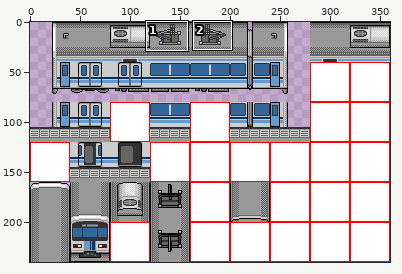
Two states of a sprite sheet, static/materials/wwa/VeTrain16-2.gif. The first picture is a wide view before the edit; the outline marks the close-up.
Close-up. Before the commit:
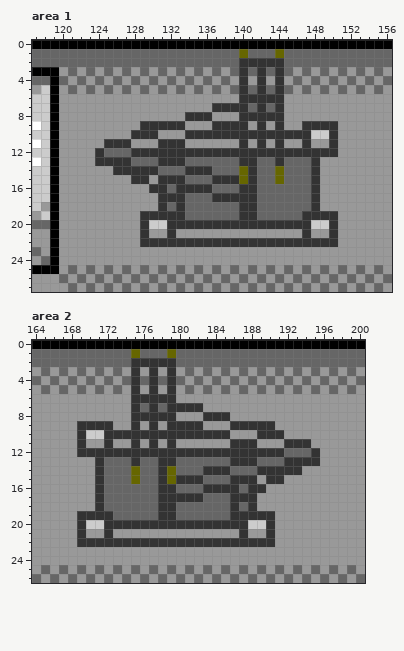
The file is 360x240 pixels. Shown: area 1: x 117..156, y 0..27; area 2: x 164..200, y 0..26.
Once edited:
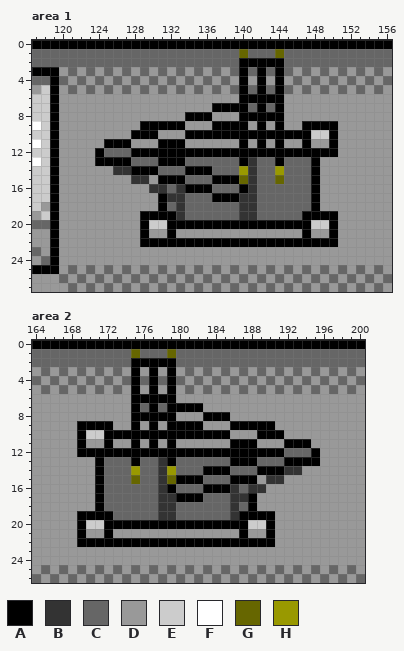
Palette (. is transparent): A #000000  B #333333  C #666666  D #999999  E #cccccc  F #ffffff  G #666600  H #999900
Changes in this commit:
--- area 1
@@ x 117..156 @@
  1 CCCCCCCCCCCCCCCCCCCCCCCGCCCGCCCCCCCCCCCC
- 2 CCCCCCCCCCCCCCCCCCCCCCCBBBBBCCCCCCCCCCCC
- 3 AAADCDCDCDCDCDCDCDCDCDCBCBCBCDCDCDCDCDCD
- 4 CCACDCDCDCDCDCDCDCDCDCDBDBDBDCDCDCDCDCDC
- 5 DEADCDCDCDCDCDCDCDCDCDCBCBCBCDCDCDCDCDCD
- 6 EEADDDDDDDDDDDDDDDDDDDDBBBBBDDDDDDDDDDDD
- 7 EEADDDDDDDDDDDDDDDDDBBBBCBCBDDDDDDDDDDDD
- 8 EEADDDDDDDDDDDDDDBBBDDDBBBBBDDDDDDDDDDDD
- 9 FEADDDDDDDDDBBBBBDDDBBBBDBDBDDBBBBDDDDDD
-10 EEADDDDDDDDBBBDDDBBBBBBBBBBBBBBEEBDDDDDD
-11 FEADDDDDBBBDDDBBBDDDDDDBDBDBDDBDDBDDDDDD
-12 EEADDDDBCCCBBBBBBBBBBBBBBBBBBBBBBBDDDDDD
-13 FEADDDDBBBBCCCBBBCCCCCCBBCCBCCCBDDDDDDDD
-14 EEADDDDDDBBBBBCCCBBBCCCGBCCGCCCBDDDDDDDD
-15 EEADDDDDDDDBBDBBBCCCBBBGBCCGCCCBDDDDDDDD
-16 EEADDDDDDDDDDBBCBBBBCCCBBCCCCCCBDDDDDDDD
-17 EEADDDDDDDDDDDBBBCCCBBBBBCCCCCCBDDDDDDDD
-18 EDADDDDDDDDDDDBCBCCCCCCBBCCCCCCBDDDDDDDD
-19 DEADDDDDDDDDBBBBBCCCCCCBBCCCCCBBBBDDDDDD
-20 CCADDDDDDDDDBEEBBBBBBBBBBBBBBBBEEBDDDDDD
-21 DDADDDDDDDDDBDDBDDDDDDDDDDDDDDBDDBDDDDDD
-22 DDADDDDDDDDDBBBBBBBBBBBBBBBBBBBBBBDDDDDD
+ 2 CCCCCCCCCCCCCCCCCCCCCCCAAAAACCCCCCCCCCCC
+ 3 AAADCDCDCDCDCDCDCDCDCDCACACACDCDCDCDCDCD
+ 4 CCACDCDCDCDCDCDCDCDCDCDADADADCDCDCDCDCDC
+ 5 DEADCDCDCDCDCDCDCDCDCDCACACACDCDCDCDCDCD
+ 6 EEADDDDDDDDDDDDDDDDDDDDAAAAADDDDDDDDDDDD
+ 7 EEADDDDDDDDDDDDDDDDDAAAACACADDDDDDDDDDDD
+ 8 EEADDDDDDDDDDDDDDAAADDDAAAAADDDDDDDDDDDD
+ 9 FEADDDDDDDDDAAAAADDDAAAADADADDAAAADDDDDD
+10 EEADDDDDDDDAAADDDAAAAAAAAAAAAAAEEADDDDDD
+11 FEADDDDDAAADDDAAADDDDDDADADADDADDADDDDDD
+12 EEADDDDACCCAAAAAAAAAAAAAAAAAAAAAAADDDDDD
+13 FEADDDDAAAACCCAAACCCCCCABCCACCCADDDDDDDD
+14 EEADDDDDDBBAAACCCAAACCCHBCCHCCCADDDDDDDD
+15 EEADDDDDDDDBBDAAACCCAAAGBCCGCCCADDDDDDDD
+16 EEADDDDDDDDDDBBCBAAACCCABCCCCCCADDDDDDDD
+17 EEADDDDDDDDDDDABBCCCAAABBCCCCCCADDDDDDDD
+18 EDADDDDDDDDDDDACBCCCCCCBBCCCCCCADDDDDDDD
+19 DEADDDDDDDDDAAAABCCCCCCBBCCCCCAAAADDDDDD
+20 CCADDDDDDDDDAEEAAAAAAAAAAAAAAAAEEADDDDDD
+21 DDADDDDDDDDDADDADDDDDDDDDDDDDDADDADDDDDD
+22 DDADDDDDDDDDAAAAAAAAAAAAAAAAAAAAAADDDDDD
 23 CDADDDDDDDDDDDDDDDDDDDDDDDDDDDDDDDDDDDDD
--- area 2
@@ x 164..200 @@
  1 CCCCCCCCCCCGCCCGCCCCCCCCCCCCCCCCCCCCC
- 2 CCCCCCCCCCCBBBBBCCCCCCCCCCCCCCCCCCCCC
- 3 DCDCDCDCDCDBDBDBDCDCDCDCDCDCDCDCDCDCD
- 4 CDCDCDCDCDCBCBCBCDCDCDCDCDCDCDCDCDCDC
- 5 DCDCDCDCDCDBDBDBDCDCDCDCDCDCDCDCDCDCD
- 6 DDDDDDDDDDDBBBBBDDDDDDDDDDDDDDDDDDDDD
- 7 DDDDDDDDDDDBCBCBBBBDDDDDDDDDDDDDDDDDD
- 8 DDDDDDDDDDDBBBBBDDDBBBDDDDDDDDDDDDDDD
- 9 DDDDDBBBBDDBDBDBBBBDDDBBBBBDDDDDDDDDD
-10 DDDDDBEEBBBBBBBBBBBBBBDDDBBBDDDDDDDDD
-11 DDDDDBDDBDDBDBDBDDDDDDBBBDDDBBBDDDDDD
-12 DDDDDBBBBBBBBBBBBBBBBBBBBBBBCCCBDDDDD
-13 DDDDDDDBCCCBCCBBCCCCCCBBBCCCBBBBDDDDD
-14 DDDDDDDBCCCGCCBGCCCBBBCCCBBBBBDDDDDDD
-15 DDDDDDDBCCCGCCBGBBBCCCBBBDBBDDDDDDDDD
-16 DDDDDDDBCCCCCCBBCCCBBBBCBBDDDDDDDDDDD
-17 DDDDDDDBCCCCCCBBBBBCCCBBBDDDDDDDDDDDD
-18 DDDDDDDBCCCCCCBBCCCCCCBCBDDDDDDDDDDDD
-19 DDDDDBBBBCCCCCBBCCCCCCBBBBBDDDDDDDDDD
-20 DDDDDBEEBBBBBBBBBBBBBBBBEEBDDDDDDDDDD
-21 DDDDDBDDBDDDDDDDDDDDDDDBDDBDDDDDDDDDD
-22 DDDDDBBBBBBBBBBBBBBBBBBBBBBDDDDDDDDDD
+ 2 CCCCCCCCCCCAAAAACCCCCCCCCCCCCCCCCCCCC
+ 3 DCDCDCDCDCDADADADCDCDCDCDCDCDCDCDCDCD
+ 4 CDCDCDCDCDCACACACDCDCDCDCDCDCDCDCDCDC
+ 5 DCDCDCDCDCDADADADCDCDCDCDCDCDCDCDCDCD
+ 6 DDDDDDDDDDDAAAAADDDDDDDDDDDDDDDDDDDDD
+ 7 DDDDDDDDDDDACACAAAADDDDDDDDDDDDDDDDDD
+ 8 DDDDDDDDDDDAAAAADDDAAADDDDDDDDDDDDDDD
+ 9 DDDDDAAAADDADADAAAADDDAAAAADDDDDDDDDD
+10 DDDDDAEEAAAAAAAAAAAAAADDDAAADDDDDDDDD
+11 DDDDDADDADDADADADDDDDDAAADDDAAADDDDDD
+12 DDDDDAAAAAAAAAAAAAAAAAAAAAAACCCADDDDD
+13 DDDDDDDACCCACCBACCCCCCAAACCCAAAADDDDD
+14 DDDDDDDACCCHCCBHCCCAAACCCAAABBDDDDDDD
+15 DDDDDDDACCCGCCBGAAACCCAAADBBDDDDDDDDD
+16 DDDDDDDACCCCCCBACCCAAABCBBDDDDDDDDDDD
+17 DDDDDDDACCCCCCBBAAACCCBBADDDDDDDDDDDD
+18 DDDDDDDACCCCCCBBCCCCCCBCADDDDDDDDDDDD
+19 DDDDDAAAACCCCCBBCCCCCCBAAAADDDDDDDDDD
+20 DDDDDAEEAAAAAAAAAAAAAAAAEEADDDDDDDDDD
+21 DDDDDADDADDDDDDDDDDDDDDADDADDDDDDDDDD
+22 DDDDDAAAAAAAAAAAAAAAAAAAAAADDDDDDDDDD
 23 DDDDDDDDDDDDDDDDDDDDDDDDDDDDDDDDDDDDD
Pixel boxes of the changes (left, top, right, bottom) in both close-ups:
changed: (95, 58, 338, 247)
changed: (77, 358, 320, 547)
